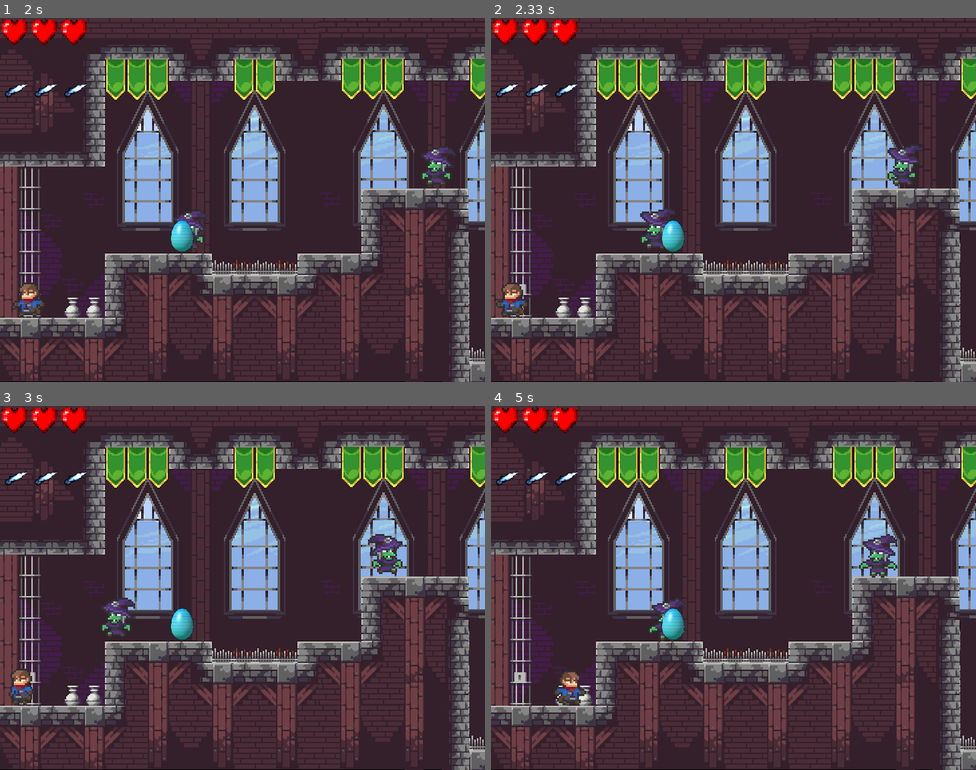
Above: before the commit, frames 1-4 (two rows, left to right).
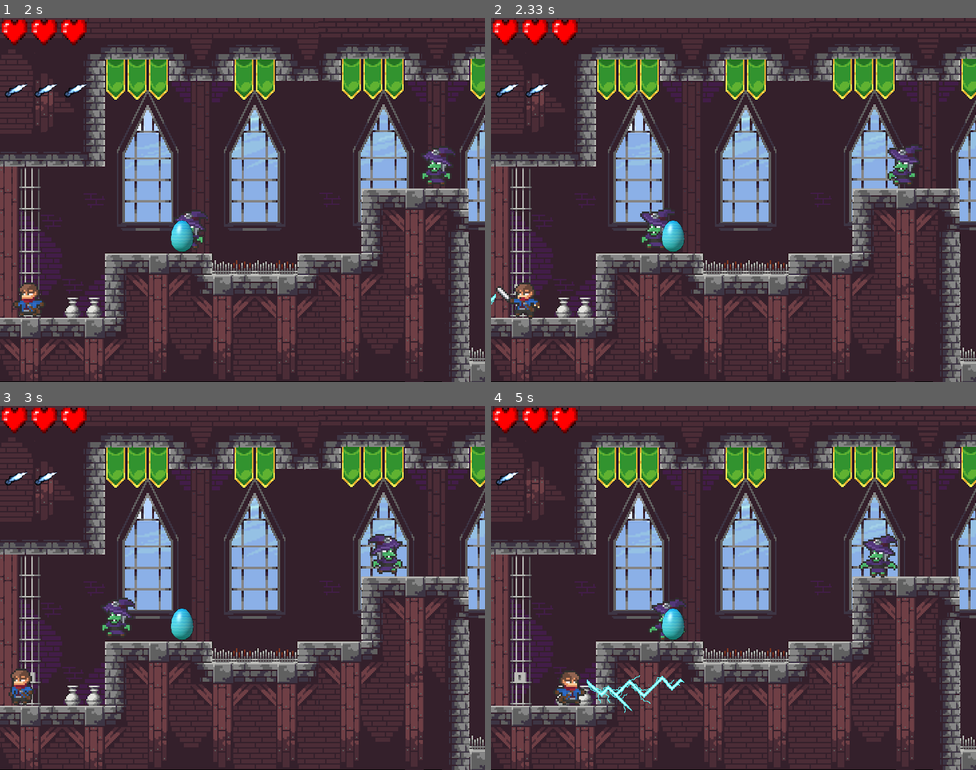
Above: after the commit, the same moments.

Repository: samarasrs/Projeto_ces22
Game: pygame game, started from Dragon_Prince_Level1.py
Two runs of this game, one before a commit and one after it. Both use one fixed random seed, a clock stepped at 60 frames per second and the inputs below.
Inputs:
- Up to frame 1 (2 s): hold Right 0.33-0.8 s; tap Enter at 1.33 s; hold Left from 1.67 s (still down)
- Up to frame 2 (2.33 s): release Left at 2.2 s; tap S at 2.23 s
- Up to frame 3 (3 s): hold Left 2.57-2.97 s
- Up to frame 4 (5 s): hold Up 3-3.37 s; tap S at 3.15, 4.72 s; hold Right 3.4-4.03 s; hold Left 4.07-4.53 s; hold Right from 4.57 s (still down)

Frame 1 is identical in both runs. In frame 2, 0.6% of the frame differs, in the area x 0-18%, y 18-83%; in frame 3, less than 0.1%; in frame 4, 0.5%.

Commit message:
ajustado bug do poder

Diff:
--- a/data/components/callum2.py
+++ b/data/components/callum2.py
@@ -244,7 +244,7 @@
 
     def shoot_power1(self,power1_group):
         if(self.current_time - self.last_power1_time) > 200:
-            if self.power1_count <2:
+            if self.power1_count >0:
                 self.allow_power1 = False
                 power1_group.add(powercallum.Power1(self.looking))
                 self.last_power1_time = self.current_time
@@ -252,6 +252,10 @@
                     self.image = self.power_frame_r[0]
                 else:
                     self.image = self.power_frame_l[0]
+                self.power1_count -=1
+
+
+
 
 # UPDATE
 
